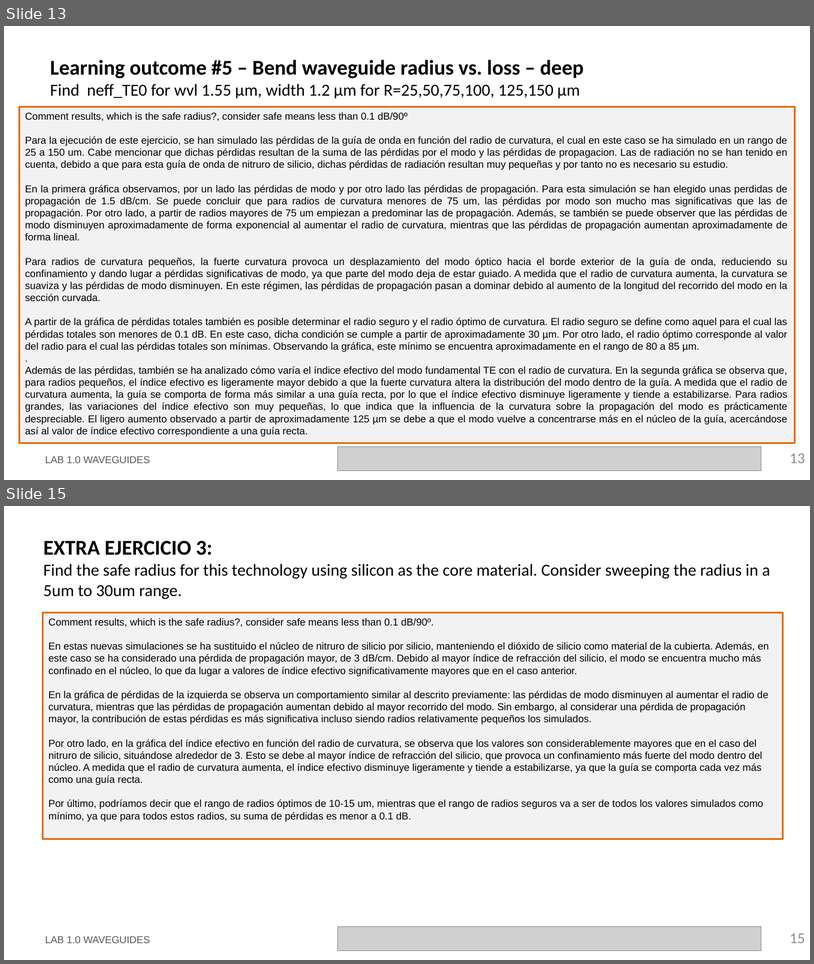
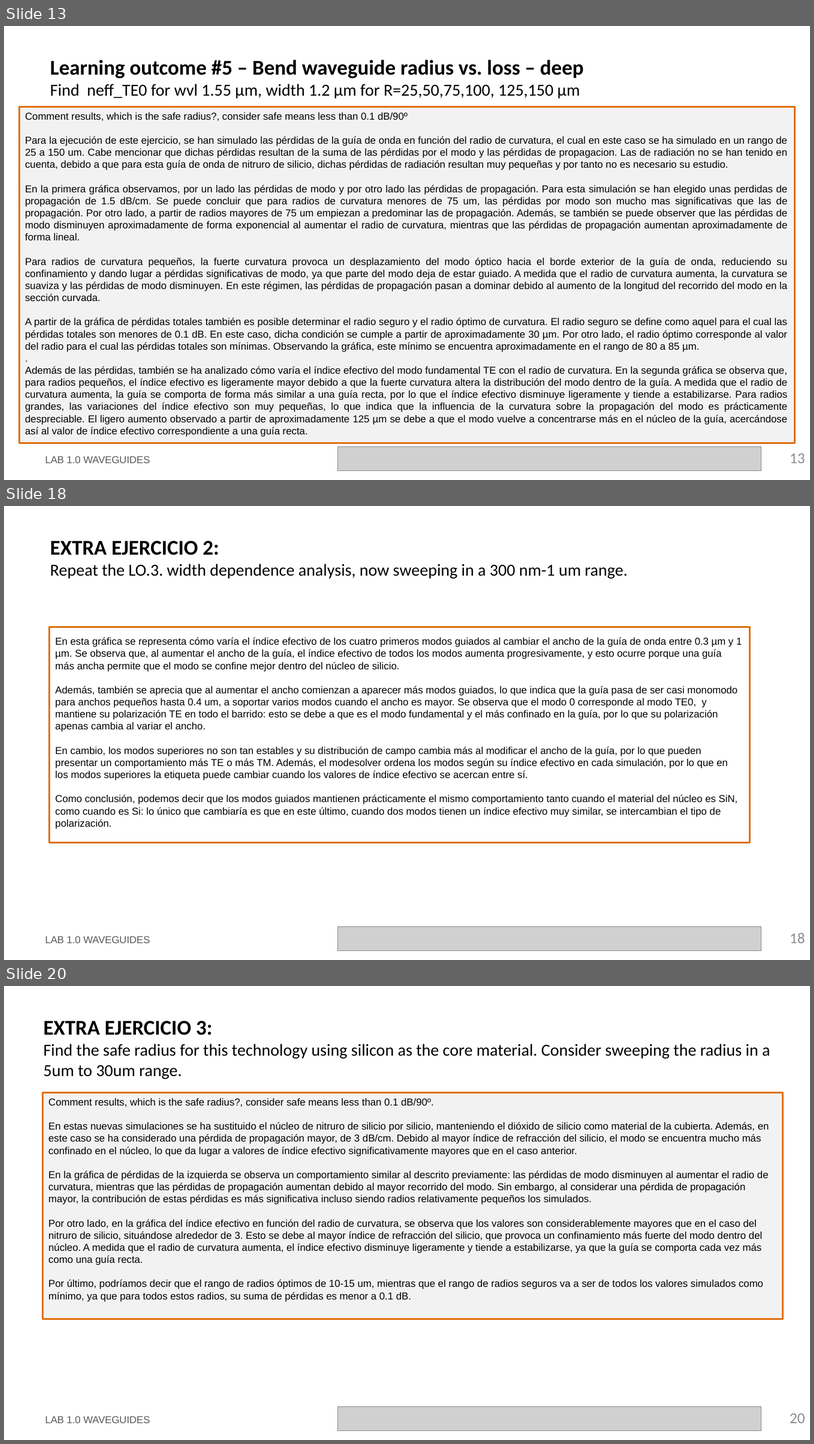
Before and after one commit to cccanvas-upv/cifoin-lab1, a slide deck: LabBook_10.pptx. Shown one above the other, each under a label of ours: slides 13 and 15 before the commit, slides 13, 18 and 20 after it; the slides between them are not shown. The pictures are 814x964 and 814x1444 pixels, drawn with LibreOffice and Linux fonts; fonts in the diff are those of the drawing; grey boxes stand for pictures; background and template pictures are left out. Boxes give left, top, right and bottom in pixels: in the first picture for what was removed or moved away, otherwise in the second. Text is boxed around its words. In the diff, an @@ line names an element or a change of style, - is before the commit and + after.

```diff
--- a/LabBook_10.pptx
+++ b/LabBook_10.pptx
@@ slide 18 added at (4, 506, 810, 960), background #FFFFFF @@
@@ title added at (50, 541, 627, 579), 20 pt, text #000000 @@
+EXTRA EJERCICIO 2:
+Repeat the LO.3. width dependence analysis, now sweeping in a 300 nm-1 um range.
@@ rectangle added at (50, 627, 750, 843), outline #E0700D 2.25 pt @@
@@ text added at (55, 637, 742, 829), 12 pt, text #000000 @@
+En esta gráfica se representa cómo varía el índice efectivo de los cuatro primeros modos guiados al cambiar el ancho de la guía de onda entre 0.3 µm y 1 µm. Se observa que, al aumentar el ancho de la guía, el índice efectivo de todos los modos aumenta progresivamente, y esto ocurre porque una guía más ancha permite que el modo se confine mejor dentro del núcleo de silicio.
+Además, también se aprecia que al aumentar el ancho comienzan a aparecer más modos guiados, lo que indica que la guía pasa de ser casi monomodo para anchos pequeños hasta 0.4 um, a soportar varios modos cuando el ancho es mayor. Se observa que el modo 0 corresponde al modo TE0, y mantiene su polarización TE en todo el barrido: esto se debe a que es el modo fundamental y el más confinado en la guía, por lo que su polarización apenas cambia al variar el ancho.
+En cambio, los modos superiores no son tan estables y su distribución de campo cambia más al modificar el ancho de la guía, por lo que pueden presentar un comportamiento más TE o más TM. Además, el modesolver ordena los modos según su índice efectivo en cada simulación, por lo que en los modos superiores la etiqueta puede cambiar cuando los valores de índice efectivo se acercan entre sí.
+Como conclusión, podemos decir que los modos guiados mantienen prácticamente el mismo comportamiento tanto cuando el material del núcleo es SiN, como cuando es Si: lo único que cambiaría es que en este último, cuando dos modos tienen un índice efectivo muy similar, se intercambian el tipo de polarización.
@@ text added at (45, 936, 150, 943), 12 pt, text #585858 @@
+LAB 1.0 WAVEGUIDES
@@ picture added at (338, 927, 762, 951) @@
@@ page number added at (790, 933, 806, 943), 18 pt, text #8C8C8C @@
+18
@@ what was slide 15 is now slide 20 @@
@@ page number at (790, 1413, 806, 1423): text changed @@
-15
+20
```
Also in this commit, not shown: 4 slides changed, 4 other slides added, 1 other file.
